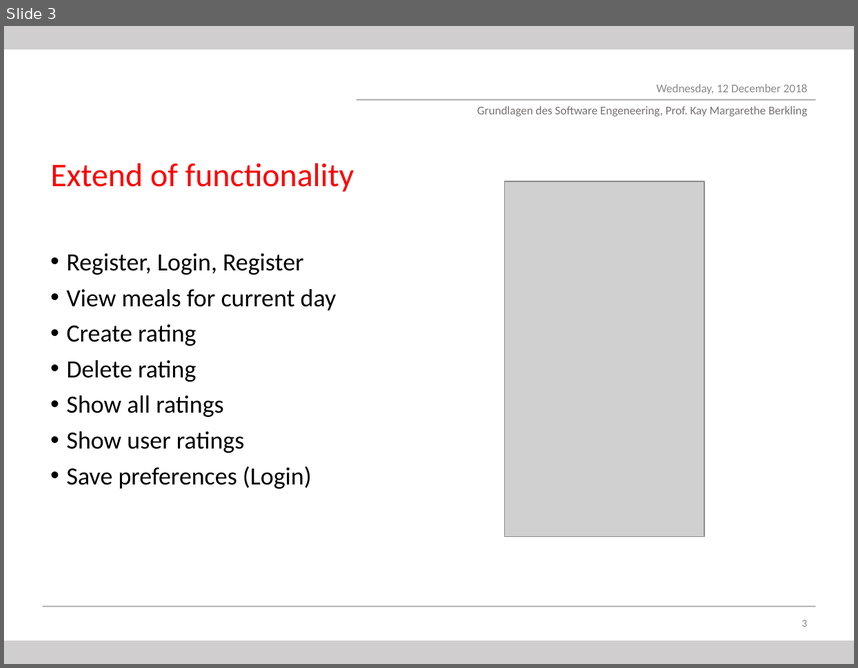
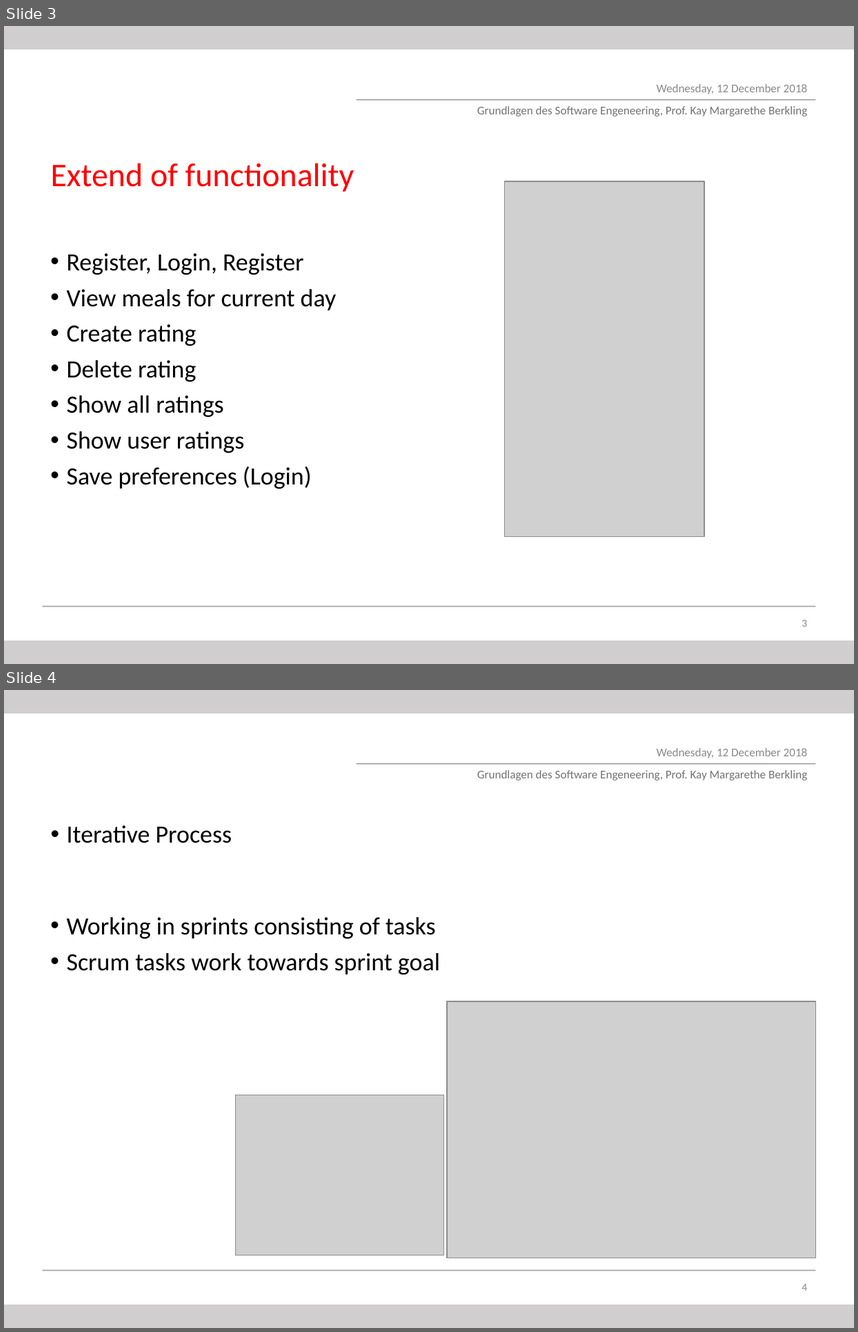
Before and after one commit to dhbwiewarsessen/dhbwwe-app, a slide deck: Documentation/Pres_Luis.odp. Shown one above the other, each under a label of ours: slide 3 before the commit, slides 3 and 4 after it. The pictures are 858x668 and 858x1332 pixels, drawn with LibreOffice and Linux fonts; fonts in the diff are those of the drawing; grey boxes stand for pictures; background and template pictures are left out. Boxes give left, top, right and bottom in pixels: in the first picture for what was removed or moved away, otherwise in the second. Text is boxed around its words. In the diff, an @@ line names an element or a change of style, - is before the commit and + after.

```diff
--- a/Documentation/Pres_Luis.odp
+++ b/Documentation/Pres_Luis.odp
@@ slide 4 added at [4, 690, 854, 1328], background #FFFFFF; not listed: 7 template elements that a slide beside it also shows @@
@@ text added at [67, 825, 232, 843], 21 pt, text #000000 @@
+• Iterative Process
@@ text added at [67, 917, 440, 974], 21 pt, text #000000 @@
+• Working in sprints consisting of tasks
+• Scrum tasks work towards sprint goal
@@ picture added at [447, 1001, 816, 1258] @@
@@ picture added at [236, 1094, 444, 1254] @@
```
Also in this commit, not shown: 1 slide removed.
